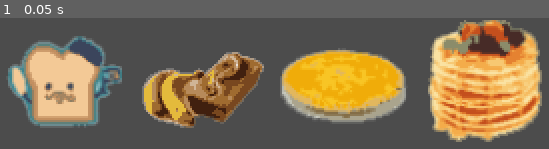
Above: before the commit, frame 1.
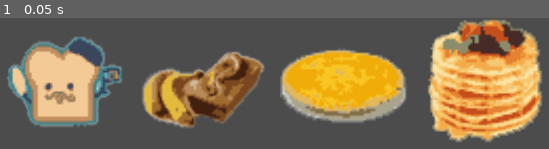
Above: after the commit, the same moment.

Repository: knightsean00/hippo
Game: Godot game, scene res://Scene/Game.tscn
Two runs of this game, one before a commit and one after it. Both use one fixed random seed, a clock stepped at 60 frames per second and the inputs below.
Inputs:
- Up to frame 1 (0.05 s): no input

The runs differ from the first frame. In frame 1, 3.4% of the frame differs, in the area x 1-99%, y 0-95%.

Commit message:
Add bars

Diff:
--- /dev/null
+++ b/src/Bar.tscn
@@ -0,0 +1,46 @@
+[gd_scene load_steps=6 format=2]
+
+[ext_resource path="res://Panel.gd" type="Script" id=1]
+[ext_resource path="res://bar-style.tres" type="StyleBox" id=2]
+[ext_resource path="res://Fonts/VT323-Regular.ttf" type="DynamicFontData" id=3]
+
+[sub_resource type="StyleBoxFlat" id=1]
+bg_color = Color( 1, 1, 1, 1 )
+border_width_left = 1
+border_width_top = 1
+border_width_right = 1
+border_width_bottom = 1
+border_color = Color( 0, 0, 0, 1 )
+corner_radius_top_left = 5
+corner_radius_top_right = 5
+corner_radius_bottom_right = 5
+corner_radius_bottom_left = 5
+
+[sub_resource type="DynamicFont" id=2]
+size = 10
+font_data = ExtResource( 3 )
+
+[node name="Outer" type="Panel"]
+margin_left = 56.0
+margin_top = 16.0
+margin_right = 72.0
+margin_bottom = 152.0
+custom_styles/panel = SubResource( 1 )
+
+[node name="Inner" type="Panel" parent="."]
+margin_top = 40.0
+margin_right = 16.0
+margin_bottom = 100.0
+custom_styles/panel = ExtResource( 2 )
+script = ExtResource( 1 )
+
+[node name="Label" type="Label" parent="."]
+margin_left = -24.0
+margin_top = 140.0
+margin_right = 40.0
+margin_bottom = 160.0
+custom_fonts/font = SubResource( 2 )
+text = "carbohydrates"
+align = 1
+autowrap = true
+uppercase = true
--- /dev/null
+++ b/src/Panel.gd
@@ -0,0 +1,47 @@
+extends Panel
+
+
+# Declare member variables here. Examples:
+# var a = 2
+# var b = "text"
+#var stylebox = preload("res://bar-style.tres")
+
+var cur_val = 1000
+var max_val = 2000
+var label = ""
+var grow_rate = -.5
+var color = Color(255, 255, 0)
+
+
+func init(label, init_val, max_val, grow_rate, color = Color(255, 255, 0)):
+	self.label = label
+	self.cur_val = init_val
+	self.max_val = max_val
+	self.grow_rate = grow_rate
+	self.color = color
+
+# Called when the node enters the scene tree for the first time.
+func _ready():
+	print(get_parent().get_position())
+	var stylebox = self.get_stylebox("panel").duplicate()
+	stylebox.bg_color = self.color
+	self.add_stylebox_override("panel", stylebox)
+
+
+# Called every frame. 'delta' is the elapsed time since the previous frame.
+func _process(delta):
+	self.cur_val += self.grow_rate
+	var space = calc_space(self.cur_val, self.max_val)
+#	print(space)
+	self.set_position(space[1])
+	self.set_size(space[0])
+
+
+func calc_space(cur_val, max_val):
+	var max_pos = get_parent().get_position()
+	var max_size = get_parent().get_size()
+
+	var fill = min(max(float(cur_val), 0) / float(max_val), 1)
+	var size = float(max_size.y) * fill
+
+	return [Vector2(max_size.x, size), Vector2(0, max_size.y - size)]
--- /dev/null
+++ b/src/bar-style.tres
@@ -0,0 +1,12 @@
+[gd_resource type="StyleBoxFlat" format=2]
+
+[resource]
+bg_color = Color( 0.431373, 0.188235, 0.188235, 1 )
+border_width_left = 1
+border_width_right = 1
+border_width_bottom = 1
+border_color = Color( 0, 0, 0, 1 )
+corner_radius_top_left = 2
+corner_radius_top_right = 2
+corner_radius_bottom_right = 5
+corner_radius_bottom_left = 5
--- a/src/project.godot
+++ b/src/project.godot
@@ -28,7 +28,15 @@
 
 window/size/width=320
 window/size/height=180
-window/stretch/mode="viewport"
+window/stretch/mode="2d"
+
+[global]
+
+font=false
+
+[gui]
+
+theme/custom_font="res://Fonts/Lato-Regular.ttf"
 
 [physics]
 
Binary file added: src/Fonts/VT323-Regular.ttf
